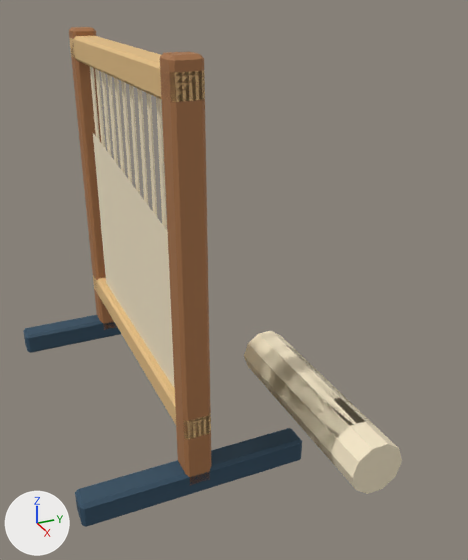
The Blender file source/art-source/weavery.blend: old version first, new version second.
The view is the same before and after, from a 50 mm camera at (2.36, -0.63, 1.67) aimed at (0.31, 0.29, 0.65). The lights are fixed; the arrows at lower left show +X, +Y and +Z. The picture after the commit comes second.

The first picture shows 'upright'.
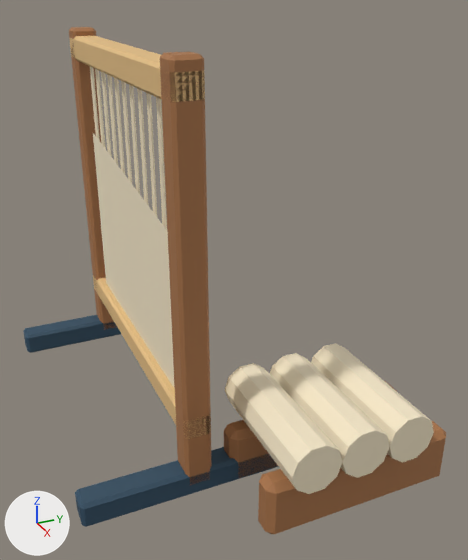
The change in detail:
me_cube_056 is used by ob_upright; parent ob_weavery; location (-0.62, 0.0, 0.775); rotation (0.0, 0.0, -3.142), in degrees (0, 0, -180).
me_cube_056 had 472 vertices, 479 faces and spanned x -1.75..0.05, y -0.49..0.42, z -0.76..0.73.
me_cube_056 now has 520 vertices, 531 faces and spans x -1.64..0.05, y -0.85..0.42, z -0.77..0.73.
me_cube_056 part 1: the loose piece of 20 vertices spanning x -1.63..-1.11, y -0.49..-0.31, z -0.52..-0.35 is moved by (-0.01, -0.04, -0.04).
me_cube_056 part 2: the loose piece of 20 vertices spanning x -1.51..-0.99, y -0.49..-0.31, z -0.52..-0.35 is moved by (-0.13, -0.22, -0.04).
me_cube_056 part 3: a new loose piece of 24 vertices spanning x -1.29..-1.19, y -0.85..-0.12, z -0.77..-0.55, in mat_weavery_paint.
me_cube_056 part 4: a new loose piece of 24 vertices spanning x -1.58..-1.48, y -0.85..-0.12, z -0.77..-0.55, in mat_weavery_paint.
Part 5, on me_cube_056:
20 vertices move from x -1.75..-1.23, y -0.49..-0.31, z -0.52..-0.35 to x -1.64..-1.12, y -0.35..-0.17, z -0.56..-0.39.

Where the change shows, as pixel boxes [x1, y1, x2, y2] in the pictures (468 x 560 px; the box of a moved part takes in the faces that stretch with it):
'upright', reshaped (12% wider)
    before: [23, 27, 402, 527]
    after: [23, 27, 446, 534]
part 1 of me_cube_056, moved or reshaped
    before: [258, 345, 375, 464]
    after: [270, 353, 390, 478]
part 2 of me_cube_056, moved or reshaped
    before: [244, 331, 352, 443]
    after: [311, 343, 434, 463]
part 3 of me_cube_056, added
    after: [224, 381, 397, 478]
part 4 of me_cube_056, added (brown)
    after: [258, 421, 446, 534]
part 5 of me_cube_056, moved or reshaped
    before: [353, 444, 402, 494]
    after: [293, 446, 343, 494]
